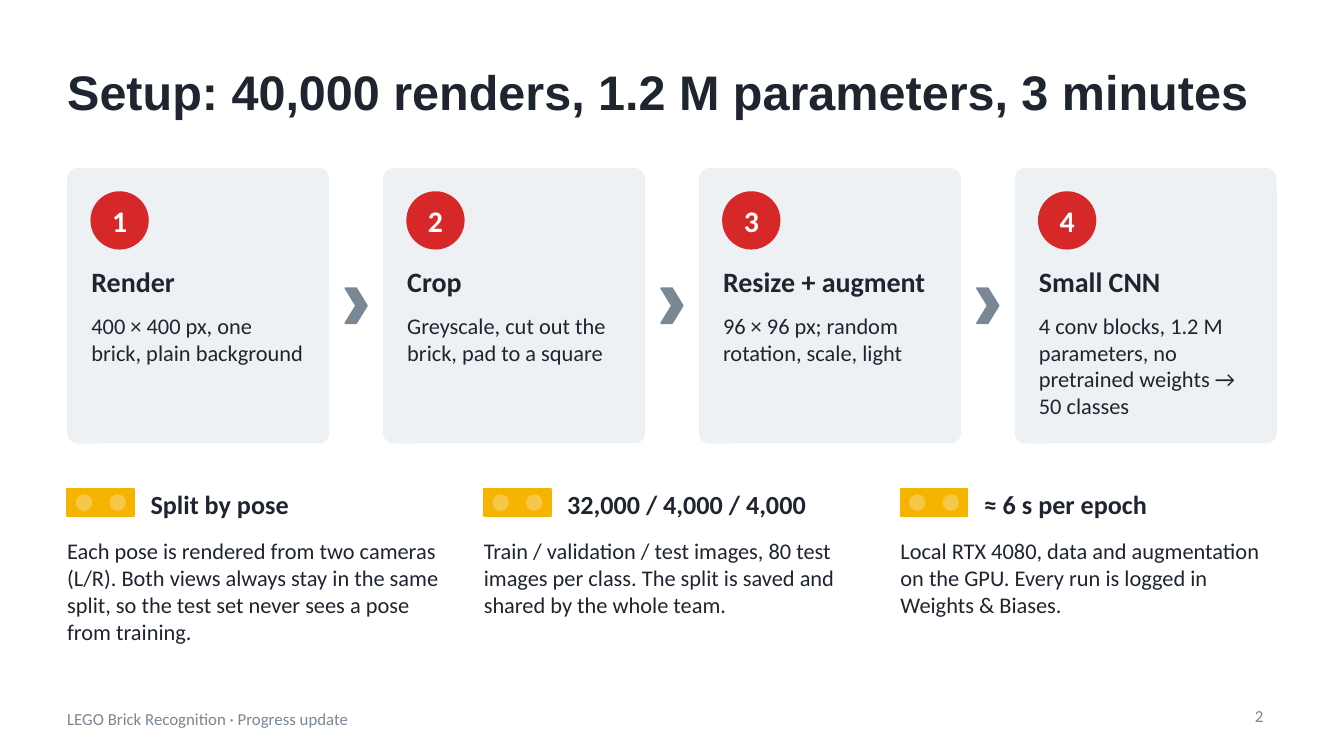
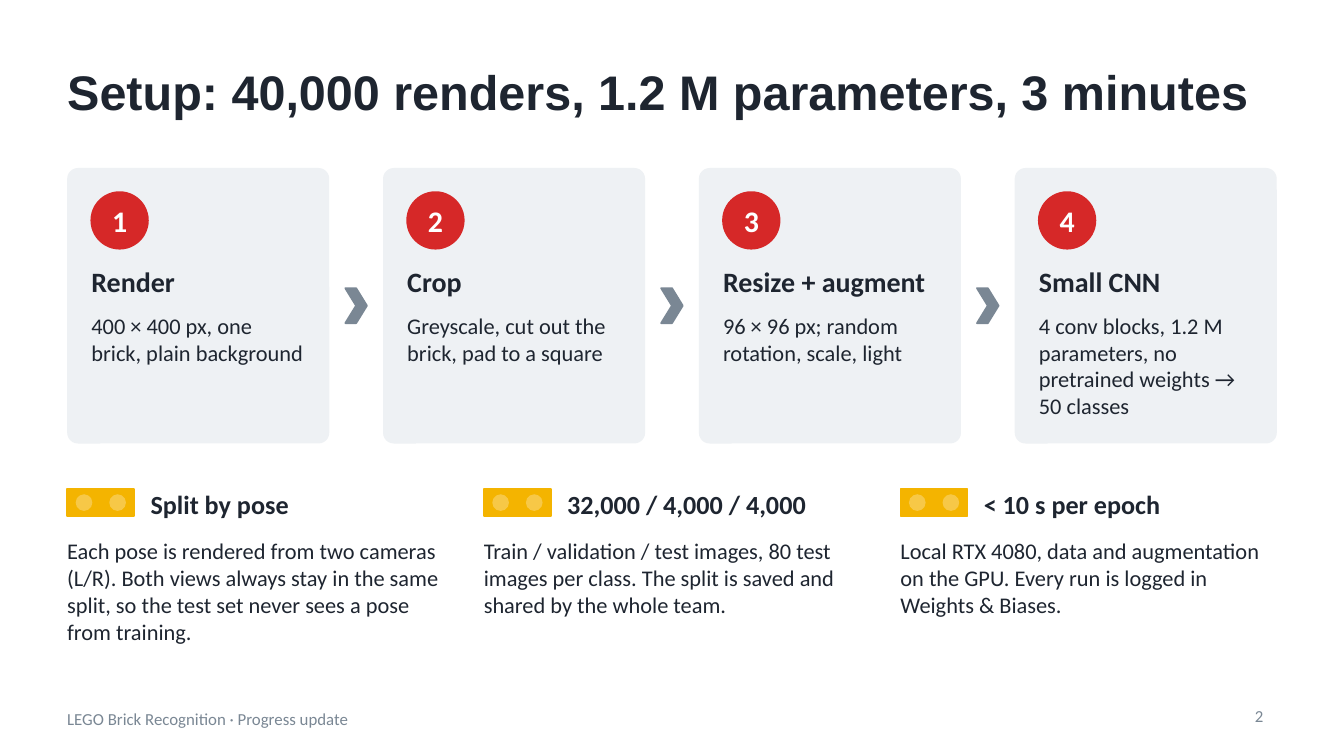
Before and after one commit to BluePineappleCake/lego-recognition-fhdo, a slide deck: slide 2 of docs/presentations/2026-10-23_progress_shape_v0.pptx. Drawn at 1344x756 pixels with LibreOffice and Linux fonts; fonts in the diff are those of the drawing. Boxes give left, top, right and bottom in pixels: in the first picture for what was removed or moved away, otherwise in the second. Text is boxed around its words. In the diff, an @@ line names an element or a change of style, - is before the commit and + after.

```diff
--- a/docs/presentations/2026-10-23_progress_shape_v0.pptx
+++ b/docs/presentations/2026-10-23_progress_shape_v0.pptx
@@ text at box(1003, 495, 1160, 518): text changed @@
-≈ 6 s per epoch
+< 10 s per epoch
```
Also in this commit, not shown: 2 other slides changed, 1 other file.
